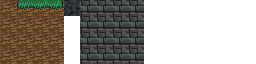
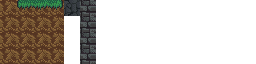
Before/after of a 256 x 64 layered artwork. What changed in the layer stack:
hid "Layer 2" over 0, 0, 64, 64
painted on "Layer 0" over 64, 0, 144, 64
